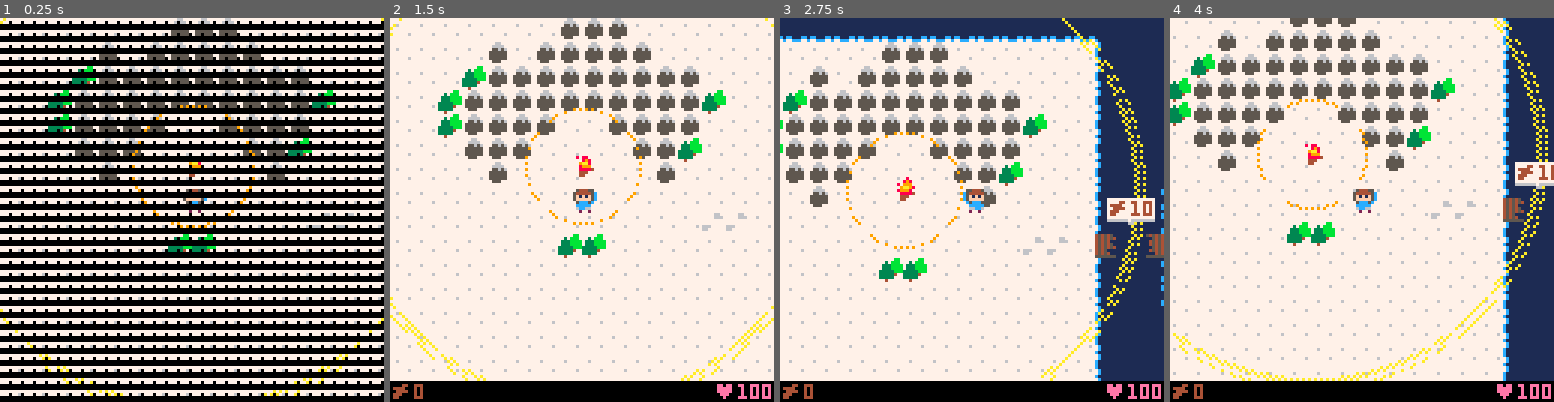
Above: before the commit, frames 1-4 (left to right).
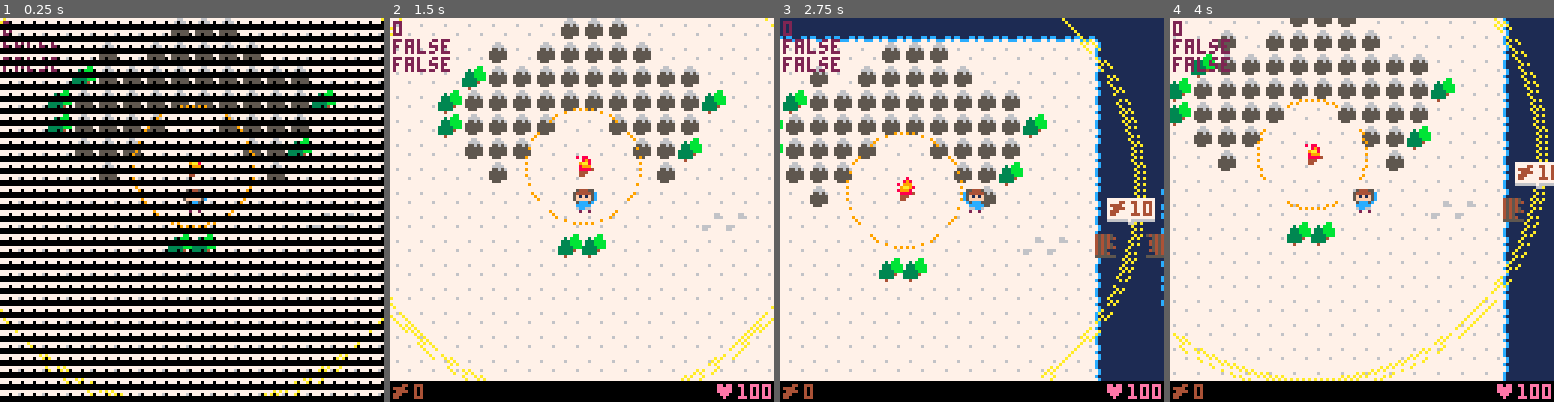
Above: after the commit, the same moments.

Repository: majorcob/ggj19
Game: PICO-8 cartridge ggj19.p8
The game is run twice, just before and just after one commit, with the same random seed, the same clock (stepped at 60 frames per second) and the same inputs.
Inputs:
- Up to frame 1 (0.25 s): no input
- Up to frame 2 (1.5 s): tap X (X key) at 0.33, 1.07 s; tap O (Z key) at 0.7 s
- Up to frame 3 (2.75 s): hold Right 1.6-2.1 s; tap O (Z key) at 1.7, 2.1, 2.5 s; tap X (X key) at 1.85 s; hold Up 2.15-2.42 s; hold Right from 2.47 s (still down)
- Up to frame 4 (4 s): tap O (Z key) at 2.9, 3.3, 3.7 s; tap X (X key) at 2.97 s; release Right at 3.03 s; hold Left 3.08-3.58 s; hold Down 3.63-3.97 s

The runs differ from the first frame. In frame 1, 0.3% of the frame differs, in the area x 0-15%, y 0-15%; in frame 2, 0.6%, in the area x 0-16%, y 0-15%; in frame 3, 0.6%; in frame 4, 0.6%.

Commit message:
Second bridge

Diff:
--- a/ggj19.p8
+++ b/ggj19.p8
@@ -12,7 +12,7 @@
 local wct
 local scn
 local ffp,goat
-local bbh,bb1,bb2,bb4,bb8
+local bb1,bb2,bb4,bb8
 
 function _init()
 	reload(0,0,0x4300)
@@ -33,7 +33,6 @@
 	scn=0
 	ffp=0b.1
 	goat=0
-	bbh=f
 	bb1,bb2,bb4,bb8=f,f,f,f
 end
 
@@ -95,16 +94,13 @@
 end
 
 function _update()
-	foreach(ht,hupd)
-
 	local ptx,pty
  ptx=flr(px/8)
  pty=flr(py/8)
 
 	if pc>=0 and scn==1 then
  	pwt+=1
- 	bbh=t
- 	local wth,wtv=f
+ 	local wth,wtv=f,f
  	if btn(0)==btn(1) then
  		wth=t
  	elseif btn(0) then
@@ -123,6 +119,8 @@
  	end
  	if (wth and wtv) pwt=0
 
+		foreach(ht,hupd)
+
  	local hcs,nh,nhd
  	nhd,nh=phd()
   hcs=nh==nil or nhd>nh.r2
@@ -153,6 +151,22 @@
    end
   end
 
+  if not bb2 then
+   if ptx==50 or ptx==51 then
+   	if pty==18 then
+    	if btn(4) and pw>=20 then
+    		pw-=20
+    		bb2=t
+    		for tx=50,51 do
+     		for ty=16,18 do
+     			mset(tx,ty,84)
+     		end
+     	end
+    	end
+   	end
+   end
+  end
+
   wct=max(wct-1,0)
   local pt=mget(ptx,pty)
   if btn(5) then
@@ -263,6 +277,14 @@
 		spr(33,148-cx,60-cy+bbo)
 	end
 
+	if not bb2 then
+		local bbo
+		bbo=at%20<10 and 0 or 1
+		spr(32,400-cx,132-cy+bbo)
+		spr(48,400-cx,140-cy+bbo,2,1)
+		spr(34,408-cx,132-cy+bbo)
+	end
+
 	if pc>=0 then
  	local hp,hpc="♥"..php,14
  	local nhd,nh=phd()
@@ -277,6 +299,10 @@
  		print("press 🅾️",49,100,2)
  	end
  end
+
+ print(hst,1,1,2)
+ print(f2(mget(ptx,pty)),1,7,2)
+ print(btn(4),1,13,2)
 
  fillp(ffp)
  rectfill(0,0,127,127,0)
@@ -557,9 +583,9 @@
 5051515151515151515151515151757551454043517575755151626252404040404040404040404040404040404040404040404040404040404040404040404040404040404040404040404040404040404040404040404040404040404040404040404040404040404040404040404040404040404040404040404040404040
 5051515151515151707051515151515151524050515151517651516252404040404040404040404040404040404040404040404040404040404040404040404040404040404040404040404040404040404040404040404040404040404040404040404040404040404040404040404040404040404040404040404040404040
 5051515151515151515151515151515151524050625151515151516273414141424040404041414141414142404040404040404040404040404040404040404040404040404040404040404040404040404040404040404040404040404040404040404040404040404040404040404040404040404040404040404040404040
-5051515151515151515151515151515151524060616164625176515151515151524040405051515151515152404040404051515151404040404040404040404040404040404040404040404040404040404040404040404040404040404040404040404040404040404040404040404040404040404040404040404040404040
-5051515151515151515151515151515151524040404050515176515151515151734240407451515151515152404040404051515151404040404040404040404040404040404040404040404040404040404040404040404040404040404040404040404040404040404040404040404040404040404040404040404040404040
-5051515151515151515151515151515151524040404050515151515175755151517342505151515151516252404040404051515151404040404040404040404040404040404040404040404040404040404040404040404040404040404040404040404040404040404040404040404040404040404040404040404040404040
+5051515151515151515151515151515151524060616164625176515151517070524040405070705170707052404040404051515151404040404040404040404040404040404040404040404040404040404040404040404040404040404040404040404040404040404040404040404040404040404040404040404040404040
+5051515151515151515151515151515151524040404050515176515151515170734240407470515151706252404040404051515151404040404040404040404040404040404040404040404040404040404040404040404040404040404040404040404040404040404040404040404040404040404040404040404040404040
+5051515151515151515151515151515151524040404050515151515175755151517342505151515151706252404040404051515151404040404040404040404040404040404040404040404040404040404040404040404040404040404040404040404040404040404040404040404040404040404040404040404040404040
 5051515151515151515151515151515151524040404060645151515151515151515152505151515151516252404040404051515151404040404040404040404040404040404040404040404040404040404040404040404040404040404040404040404040404040404040404040404040404040404040404040404040404040
 5051515151515151515151515151515151524040404040606161645151515151515173745151515151626252404040404040555540404040404040404040404040404040404040404040404040404040404040404040404040404040404040404040404040404040404040404040404040404040404040404040404040404040
 6061616161616161616161616161616161404040404040404041745151517651515151515151515162626252404040404040404040404040404040404040404040404040404040404040404040404040404040404040404040404040404040404040404040404040404040404040404040404040404040404040404040404040
